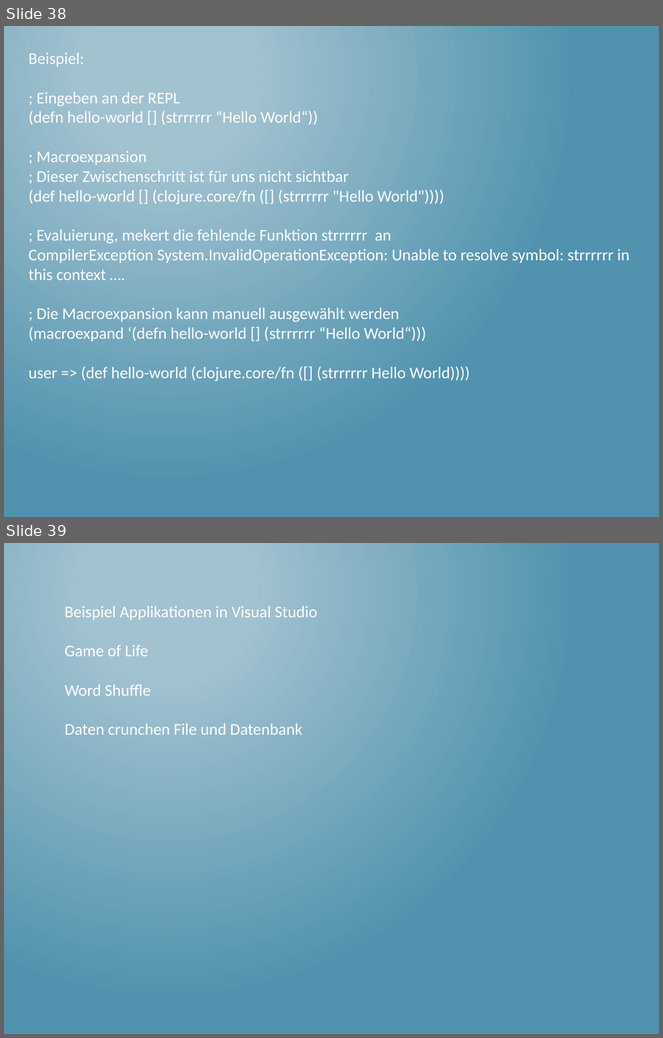
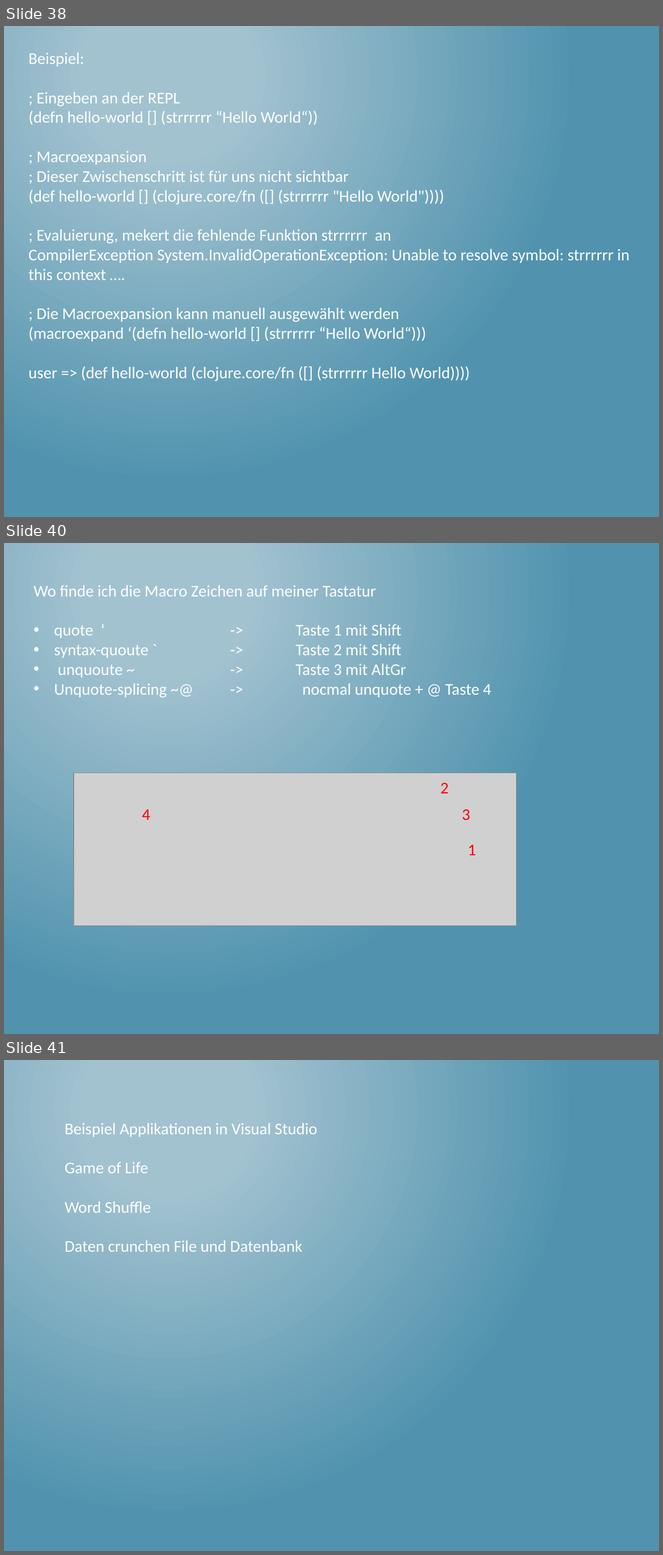
Before and after one commit to thomasschulte/ClojureUsergroupDemo, a slide deck: Clojure Vortrag .NET User Group.pptx. Shown one above the other, each under a label of ours: slides 38 and 39 before the commit, slides 38, 40 and 41 after it; the slides between them are not shown. The pictures are 663x1038 and 663x1555 pixels, drawn with LibreOffice and Linux fonts; fonts in the diff are those of the drawing; grey boxes stand for pictures. Boxes give left, top, right and bottom in pixels: in the first picture for what was removed or moved away, otherwise in the second. Text is boxed around its words. In the diff, an @@ line names an element or a change of style, - is before the commit and + after.

Commit message:
New slides regarding macros

```diff
--- a/Clojure Vortrag .NET User Group.pptx
+++ b/Clojure Vortrag .NET User Group.pptx
@@ slide 40 added at (x1=4, y1=543, x2=659, y2=1034), background gradient #A3C3D1 to #5194AF @@
@@ text added at (x1=34, y1=585, x2=491, y2=697), 18 pt, text #FFFFFF @@
+Wo finde ich die Macro Zeichen auf meiner Tastatur
+• quote ‘ -> Taste 1 mit Shift
+• syntax-quoute ` -> Taste 2 mit Shift
+• unquoute ~ -> Taste 3 mit AltGr
+• Unquote-splicing ~@ -> nocmal unquote + @ Taste 4
@@ picture added at (x1=74, y1=773, x2=516, y2=926) @@
@@ text added at (x1=440, y1=783, x2=449, y2=794), 18 pt, text #FF0000 @@
+2
@@ text added at (x1=142, y1=809, x2=150, y2=820), 18 pt, text #FF0000 @@
+4
@@ text added at (x1=462, y1=809, x2=470, y2=820), 18 pt, text #FF0000 @@
+3
@@ text added at (x1=468, y1=845, x2=476, y2=856), 18 pt, text #FF0000 @@
+1
@@ what was slide 39 is now slide 41 @@
```
Also in this commit, not shown: 1 slide changed, 2 other slides added.
